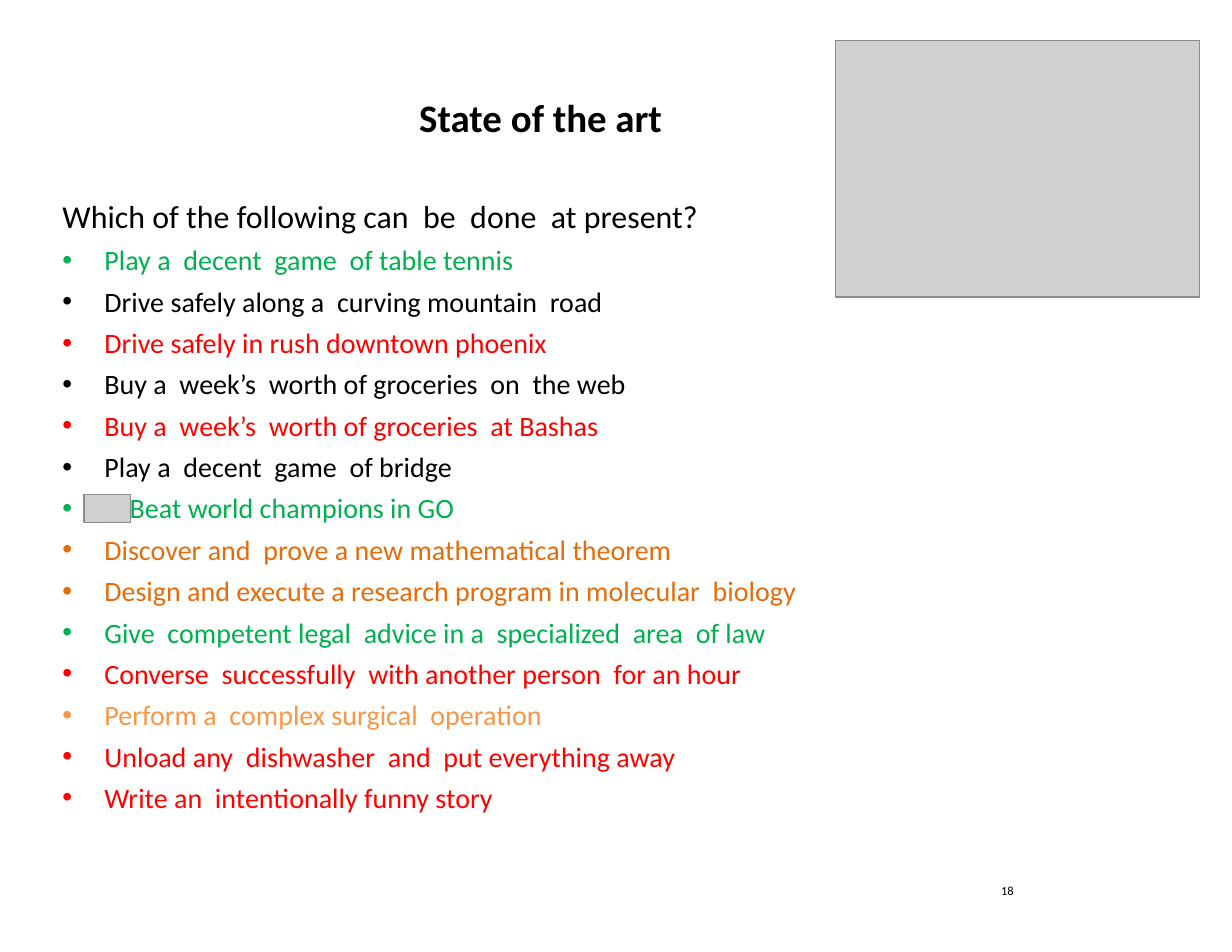
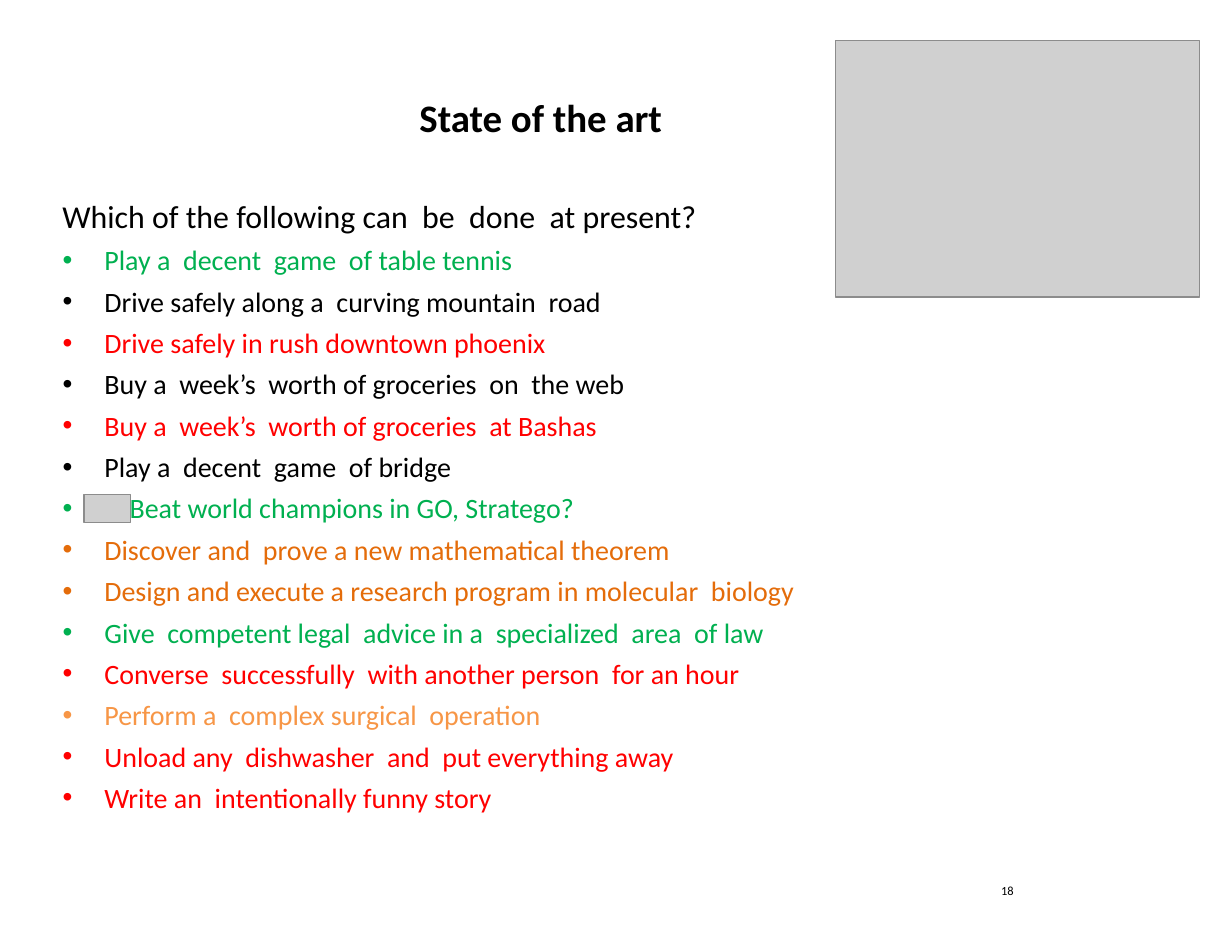
Before and after one commit to tdhock/cs470-570-spring-2023, a slide deck: slide 18 of slides/chapter1.pptx. Drawn at 1232x952 pixels with LibreOffice and Linux fonts; fonts in the diff are those of the drawing; grey boxes stand for pictures. Boxes give left, top, right and bottom in pixels: in the first picture for what was removed or moved away, otherwise in the second. Text is boxed around its words. In the diff, an @@ line names an element or a change of style, - is before the commit and + after.

```diff
--- a/slides/chapter1.pptx
+++ b/slides/chapter1.pptx
@@ text at [130, 495, 573, 523]: text changed @@
-• Beat world champions in GO
+• Beat world champions in GO, Stratego?
```
Also in this commit, not shown: 3 other slides changed, 2 other files.
